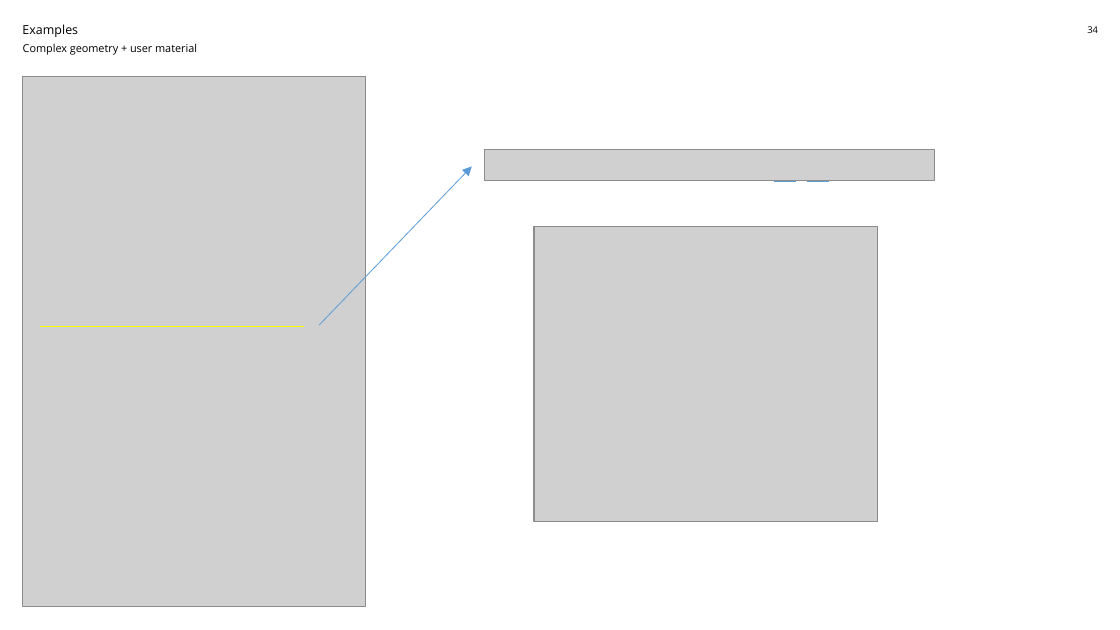
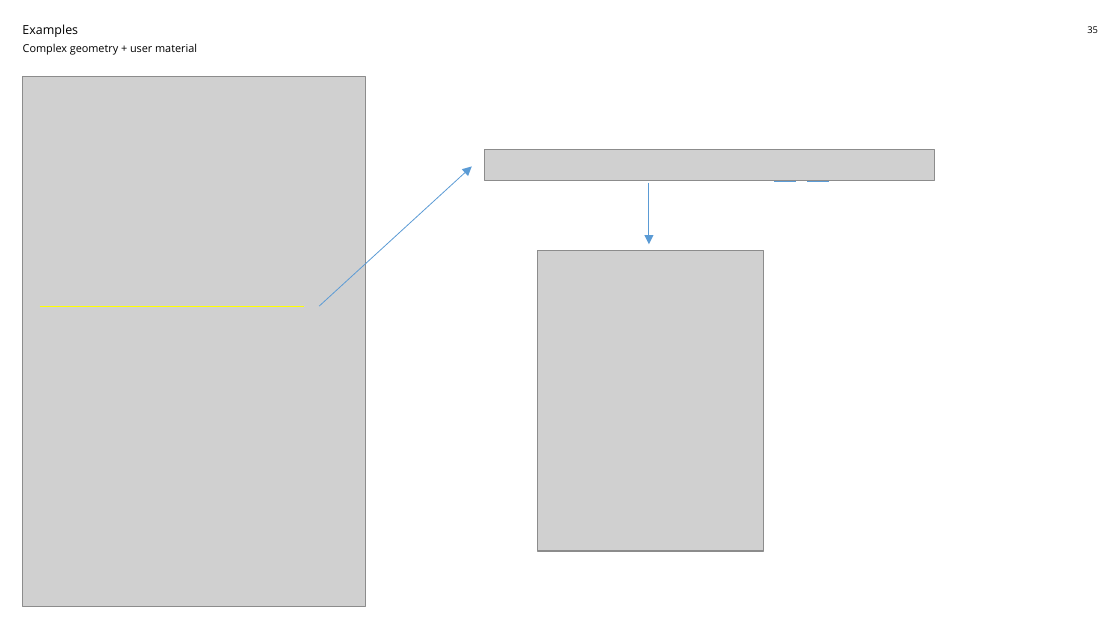
Before and after one commit to compas-dev/compas_fea2, a slide deck: slide 35 of data/Overview/200928fr_fea2_overview.pptx (slide 34 before the commit). Drawn at 1120x630 pixels with LibreOffice and Linux fonts; fonts in the diff are those of the drawing; grey boxes stand for pictures. Boxes give left, top, right and bottom in pixels: in the first picture for what was removed or moved away, otherwise in the second. Text is boxed around its words. In the diff, an @@ line names an element or a change of style, - is before the commit and + after.

Commit message:
presentation update

```diff
--- a/data/Overview/200928fr_fea2_overview.pptx
+++ b/data/Overview/200928fr_fea2_overview.pptx
@@ page number at [1087, 26, 1098, 33]: text changed @@
-34
+35
@@ arrow moved from (319, 325) - (472, 167) to (319, 306) - (472, 167) @@
@@ arrow added from (648, 183) to (648, 244), #5B9BD5 0.5 pt @@
@@ picture: place and size @@
-picture at [534, 227, 878, 522]
+picture at [538, 250, 764, 551]
@@ line moved from (39, 327) - (305, 327) to (39, 306) - (305, 306) @@
```
Also in this commit, not shown: 3 other slides changed, 3 slides added, 1 slide removed.
